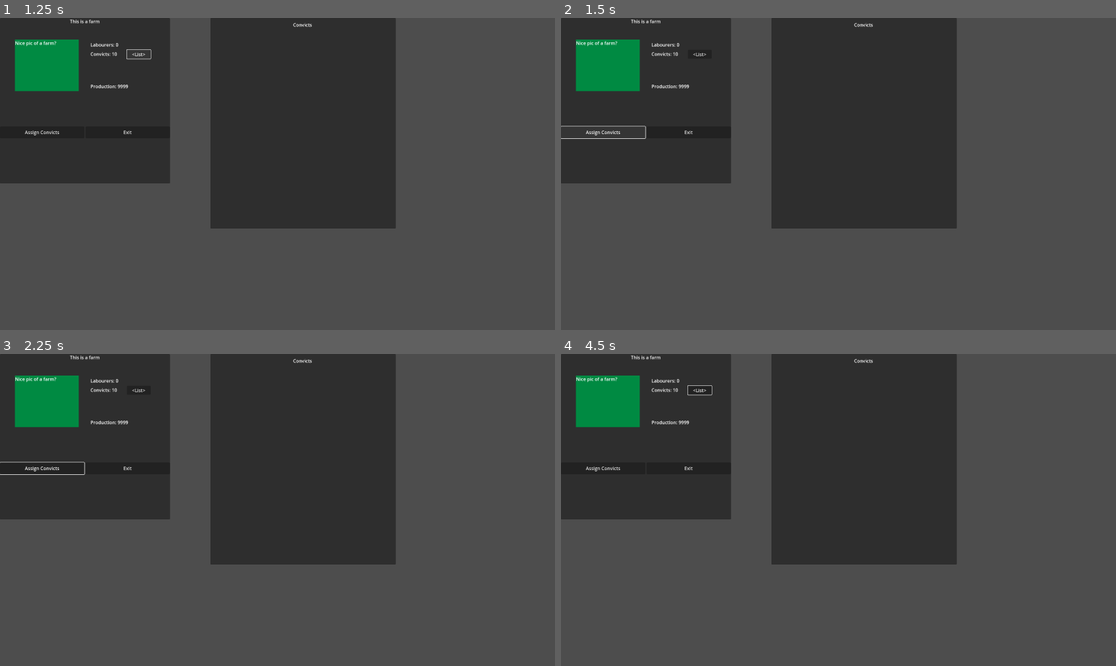
Above: before the commit, frames 1-4 (two rows, left to right).
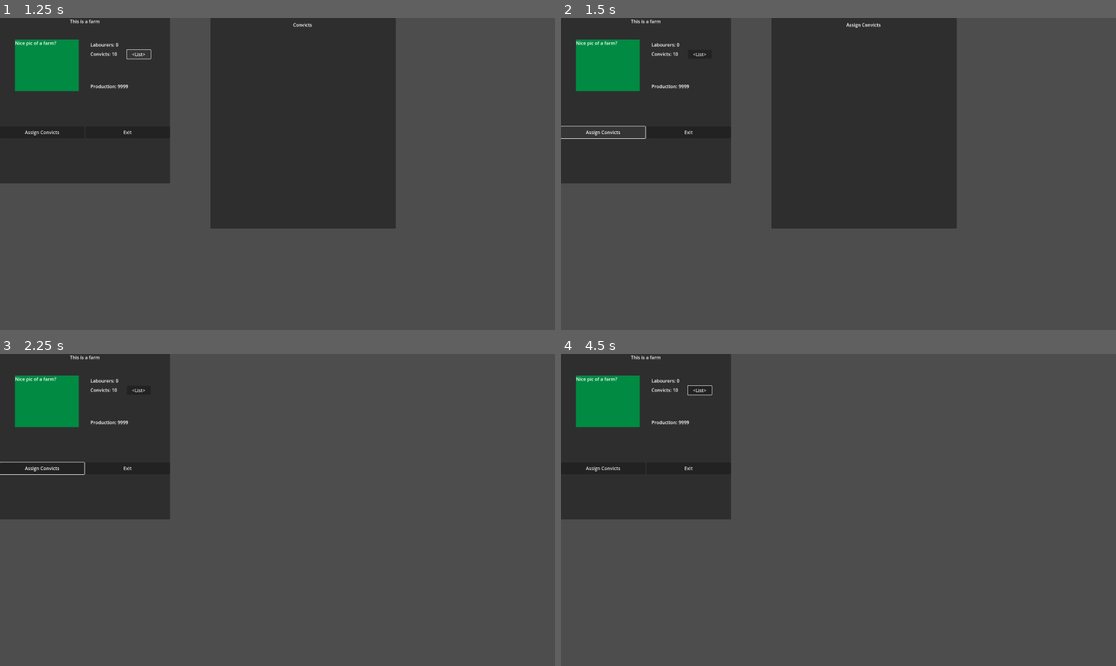
Above: after the commit, the same moments.

Repository: international-lawnmowing-99/convictgovernor
Game: Godot game, scene res://farm_ui.tscn
Two runs of this game, one before a commit and one after it. Both use one fixed random seed, a clock stepped at 60 frames per second and the inputs below. This scene is started directly instead of the project's main scene.
Inputs (mouse positions are in pixels of both pictures, inside the frame that each line leads up to):
- Up to frame 1 (1.25 s): click "<List>" at 0.5 s
- Up to frame 2 (1.5 s): click "Assign Convicts" at 1.25 s
- Up to frame 3 (2.25 s): tap Enter at 2 s; move the mouse to (399, 494) at 2.02 s; hold D (MoveRight) from 2.03 s (still down); click (399, 494) at 2.1 s
- Up to frame 4 (4.5 s): tap Space at 2.75, 4.25 s; move the mouse to (727, 525) at 2.77 s; release D (MoveRight) at 2.78 s; hold Down (MoveDown) 2.78-3.53 s; click (727, 525) at 2.85 s; tap Enter at 3.5 s; move the mouse to (894, 441) at 3.52 s; hold D (MoveRight) 3.53-4.28 s; click (894, 441) at 3.6 s; move the mouse to (810, 572) at 4.27 s; hold Up (MoveUp) from 4.28 s (still down); click (810, 572) at 4.35 s

Frame 1 is identical in both runs. In frame 2, less than 0.1% of the frame differs, in the area x 51-58%, y 1-4%; in frame 3, 23%, in the area x 37-72%, y 0-68%; in frame 4, 23%.
Error before the commit: Invalid access to property or key 'convictEmployees' on a base object of type 'Nil'. (res://FarmUI.gd:17)
Error after the commit: Cannot call method 'get_tree' on a null value. (res://FarmUI.gd:9)

Commit message:
a minor addition to the ui

Diff:
--- a/CameraScript.gd
+++ b/CameraScript.gd
@@ -68,6 +68,7 @@
 					if script.get_global_name() == "Farm":
 						print("i'm a farm moo")
 						newUI = farmUI.instantiate()
+						newUI.farm = debugBuilding
 					elif script.get_global_name() == "House":
 						print("i'm a house mooo")
 						newUI = houseUI.instantiate()
--- a/Dock.gd
+++ b/Dock.gd
@@ -17,6 +17,11 @@
 
 var foodStockpile:int = 0
 var woodStockpile:int = 0
+func _ready() -> void:
+	var convicts = get_tree().get_nodes_in_group("People")
+
+	for lad in convicts:
+		government.convicts.append(lad)
 
 func _on_timer_timeout() -> void:
 	calendar.GameDay()
--- a/FarmUI.gd
+++ b/FarmUI.gd
@@ -2,7 +2,12 @@
 class_name FarmUI
 
 @onready var convictList:ConvictListBuilding = $Panel/ConvictListPanel
+@onready var assignConvictsPanel = $Panel/AssignConvictPanel
 var farm:Farm
+var dock:Dock
+func _ready() -> void:
+	dock = farm.get_tree().root.get_node("Map/Dock")
+
 func _process(_delta: float):
 	if Input.is_action_just_pressed("ui_cancel"):
 		hide()
@@ -13,5 +18,12 @@
 
 
 func _on_convicts_list_button_pressed() -> void:
+	assignConvictsPanel.visible = false
 	convictList.visible = !convictList.visible
 	convictList.Populate(farm.convictEmployees)
+
+
+func _on_assign_convicts_button_pressed() -> void:
+	convictList.visible = false
+	assignConvictsPanel.visible = !assignConvictsPanel.visible
+	assignConvictsPanel.Populate(dock.government.convicts)
--- a/Government.gd
+++ b/Government.gd
@@ -9,6 +9,7 @@
 var taxPolicy
 var cash:float = 9999
 var food = 15000
+
 func GameDay():
 	for convict in convicts:
 		food -= 1
--- a/farm_ui.tscn
+++ b/farm_ui.tscn
@@ -93,6 +93,7 @@
 
 [node name="ConvictListPanel" type="Panel" parent="Panel"]
 visible = false
+layout_mode = 0
 offset_left = 728.0
 offset_right = 1369.0
 offset_bottom = 729.0
@@ -121,5 +122,37 @@
 horizontal_alignment = 1
 vertical_alignment = 1
 
+[node name="AssignConvictPanel" type="Panel" parent="Panel"]
+visible = false
+layout_mode = 0
+offset_left = 728.0
+offset_right = 1369.0
+offset_bottom = 729.0
+script = ExtResource("2_57rw3")
+
+[node name="ScrollContainer" type="ScrollContainer" parent="Panel/AssignConvictPanel"]
+layout_mode = 0
+offset_top = 169.0
+offset_right = 637.0
+offset_bottom = 630.0
+
+[node name="VBoxContainer" type="VBoxContainer" parent="Panel/AssignConvictPanel/ScrollContainer"]
+layout_mode = 2
+size_flags_horizontal = 3
+size_flags_vertical = 3
+
+[node name="ConvictLine" type="Panel" parent="Panel/AssignConvictPanel/ScrollContainer/VBoxContainer"]
+layout_mode = 2
+script = ExtResource("3_moipn")
+
+[node name="Title" type="Label" parent="Panel/AssignConvictPanel"]
+layout_mode = 0
+offset_right = 638.0
+offset_bottom = 47.0
+text = "Assign Convicts"
+horizontal_alignment = 1
+vertical_alignment = 1
+
 [connection signal="pressed" from="Panel/ConvictsLabel/ConvictsListButton" to="." method="_on_convicts_list_button_pressed"]
+[connection signal="pressed" from="Panel/HBoxContainer/AssignConvictsButton" to="." method="_on_assign_convicts_button_pressed"]
 [connection signal="pressed" from="Panel/HBoxContainer/ExitButton" to="." method="_on_exit_button_pressed"]
